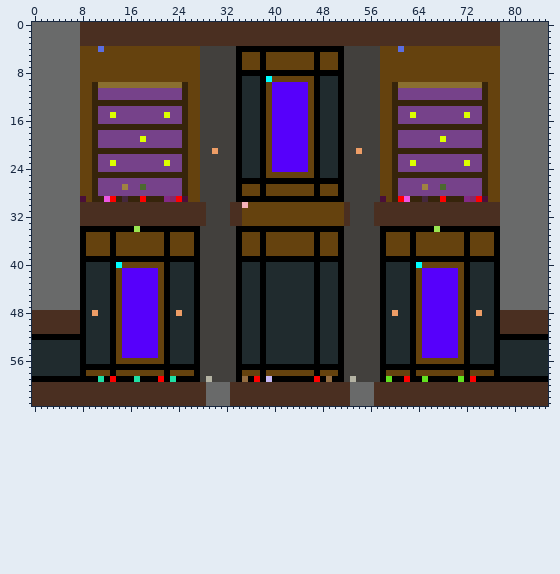
Two states of a pixel-art file, Assets/Maps/GrandArchives/WritingRoom.aseprite. Above: the version before the commit.
86x64 pixels, 1 frame.
After:
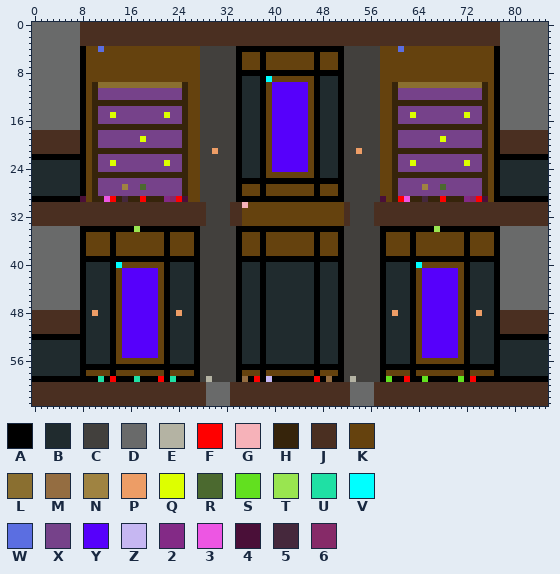
Palette (. is transparent): A #000000  B #202b2e  C #42403d  D #696a6a  E #b4b3a3  F #ff0000  G #f6b2b9  H #36240b  J #4a2f21  K #65420e  L #8a6f30  M #946d41  N #9f8341  P #ed9d66  Q #ddff00  R #4b692f  S #62e01f  T #99e550  U #1fe0a4  V #00ffff  W #5b6ee1  X #76428a  Y #5600fb  Z #c6b7f2  2 #832a86  3 #ed56e3  4 #4a0f38  5 #45283c  6 #862a68
Message: writing room top openings art
Difference:
Layers "Tiles", "Walls":
The author changed colour D to colour A in row 22 at x 0 to 7 and 78 to 85; in row 29 at x 0 to 7 and 78 to 85.
The author changed colour K to colour A in rows 4 to 28 at x 8 and 77; in row 29 at x 77.
The author changed colour D to colour B in rows 23 to 28 at x 0 to 7 and 78 to 85.
The author changed colour D to colour J in rows 18 to 21 at x 0 to 7 and 78 to 85; in rows 30 to 33 at x 0 to 7 and 78 to 85.
Changed places in both pictures, as pixel boxes (x1, y1, x2, y2):
changed: (32, 46, 86, 226)
changed: (494, 46, 548, 226)
